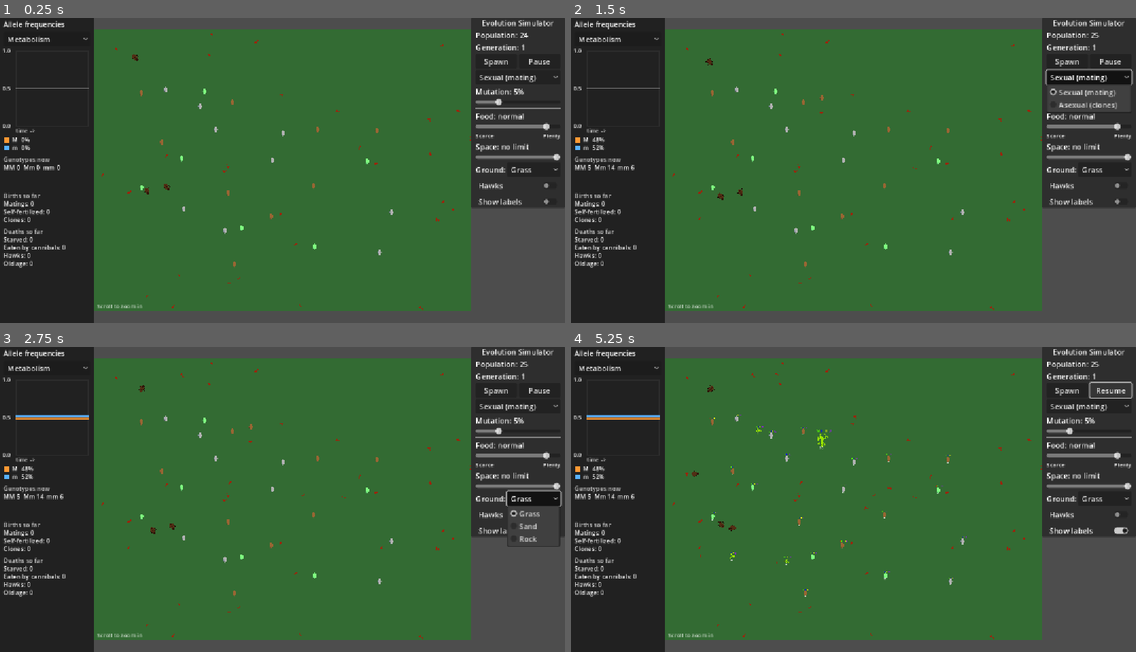
Above: before the commit, frames 1-4 (two rows, left to right).
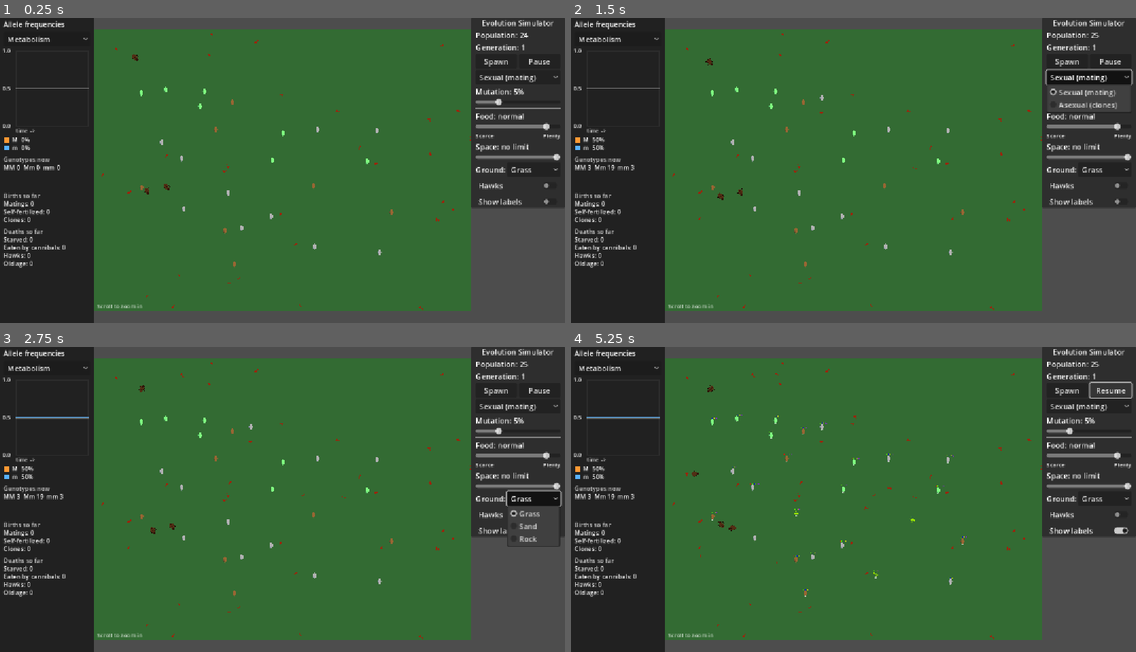
Above: after the commit, the same moments.

Repository: SFMiner/EvolutionSimulator
Game: Godot game, scene res://Scenes/Main.tscn
Same seed, same stepped clock (60 frames per second), same inputs: the game is played once before the commit and once after it.
Inputs:
- Up to frame 1 (0.25 s): no input
- Up to frame 2 (1.5 s): click "Spawn" at 0.5 s; click "Sexual (mating)" at 1.25 s
- Up to frame 3 (2.75 s): click "Grass" at 2 s
- Up to frame 4 (5.25 s): click "Hawks" at 2.75 s; click "Show labels" at 3.5 s; click "Metabolism" at 4.25 s; click "Pause" at 5 s

The runs differ from the first frame. In frame 1, 0.1% of the frame differs, in the area x 24-70%, y 22-76%; in frame 2, 0.2%; in frame 3, 0.4%; in frame 4, 0.6%, in the area x 2-70%, y 22-77%.

Commit message:
Fix the Allee trap: ready adults seek each other
After the founders' first-minute die-off, 2-4 ready adults could spend
minutes apart with no births, so ~10% of hawk runs went extinct.

- A ready adult with no partner within mate_radius walks toward the
  nearest ready adult within mate_seek_radius (400 px; sexual mode only).
- mate_wait_keeps: an energy dip counts the self-fertilize wait down by
  its length instead of restarting it.
- founder_hatch_spread (default 0): measured no effect, kept as a knob.

Seeds 11-40, hawk rows: 9 -> 1 of 90 extinct; food rows 0 of 90,
populations ~20% larger; speed, metabolism and color selection kept.
Experiment knobs EXP_MATE_SEEK / EXP_WAIT_KEEPS / EXP_HATCH_SPREAD and a
births-by-kind report line; 7 new reproduction tests.

Co-Authored-By: Claude Opus 5.5 <noreply@anthropic.com>
Claude-Session: https://claude.ai/code/session_01YcCN7binXr75rHP92VtJRs

Diff:
--- a/Scripts/Organisms/Organism.gd
+++ b/Scripts/Organisms/Organism.gd
@@ -40,6 +40,8 @@
 ## Seconds lived since hatching, and the lifespan rolled at hatch (0 until then; eggs don't age).
 var age: float = 0.0
 var lifespan: float = 0.0
+## Extra seconds in the egg, set before add_child (founders get a random share of GameConfig.founder_hatch_spread).
+var extra_incubation: float = 0.0
 var growth_progress: float = 0.0  # 0.0 to 1.0 for gradual growth during juvenile phase
 
 # Tables and ecology numbers come from GameConfig (single source of truth)
@@ -90,7 +92,7 @@
 	energy_timer.timeout.connect(_on_energy_timer_timeout)
 	energy_timer.start()
 
-	growth_timer.wait_time = growth_timers[genome.growth_rate]
+	growth_timer.wait_time = growth_timers[genome.growth_rate] + extra_incubation
 	growth_timer.timeout.connect(_on_growth_timer_timeout)
 	growth_timer.start()
 
@@ -333,6 +335,9 @@
 	# Check for reproduction
 	if energy >= reproduction_energy and current_state == "adult":
 		reproduce()
+	elif GameConfig.mate_wait_keeps:
+		# A short dip (e.g. walking to a partner) only costs its own length of the self-fertilize wait
+		_mate_wait = maxf(_mate_wait - energy_timer.wait_time, 0.0)
 	else:
 		_mate_wait = 0.0
 
@@ -590,8 +595,12 @@
 
 ## Nearest other ready adult within GameConfig.mate_radius, or null.
 func find_mate() -> Organism:
+	return nearest_ready_adult(GameConfig.mate_radius)
+
+## Nearest other ready adult within `radius` px, or null.
+func nearest_ready_adult(radius: float) -> Organism:
 	var best: Organism = null
-	var best_d: float = GameConfig.mate_radius
+	var best_d: float = radius
 	for node: Node in get_tree().get_nodes_in_group("organisms"):
 		var other: Organism = node as Organism
 		if other == null or other == self or !other.is_ready_to_mate():
--- a/Scripts/Organisms/OrganismAI.gd
+++ b/Scripts/Organisms/OrganismAI.gd
@@ -9,6 +9,9 @@
 var target_position: Vector2 = Vector2.ZERO
 var is_seeking_food: bool = false
 var detected_food: Node2D = null
+## Ready adult this (ready) lizard is walking toward to mate (GameConfig.mate_seek_radius), rechecked twice a second.
+var mate_target: Organism = null
+var _mate_check: float = 0.0
 
 func _ready():
 	# Start with random direction
@@ -32,9 +35,19 @@
 	if is_seeking_food and !(detected_food is Organism) and !(detected_food is Bug) and organism.is_full():
 		clear_food_target()
 
+	# Ready to breed but no partner in mating range: walk toward the nearest ready adult
+	_mate_check -= delta
+	if _mate_check <= 0.0:
+		_mate_check = 0.5
+		mate_target = _pick_mate_target()
+	if mate_target != null and (!is_instance_valid(mate_target) or !mate_target.is_ready_to_mate() or !organism.is_ready_to_mate()):
+		mate_target = null
+
 	# Move towards target or in current direction
 	var direction: Vector2
-	if is_seeking_food:
+	if mate_target != null:
+		direction = (mate_target.position - organism.position).normalized()
+	elif is_seeking_food:
 		# Refresh target position to follow moving target
 		if detected_food != null and is_instance_valid(detected_food):
 			target_position = detected_food.position
@@ -57,7 +70,7 @@
 		print("AI moving: direction=", direction, " speed=", speed, " state=", organism.current_state, seeking_text)
 
 	# Check if we've reached the target
-	if organism.position.distance_to(target_position) < 10:
+	if mate_target == null and organism.position.distance_to(target_position) < 10:
 		if is_seeking_food:
 			# Close to target (food or prey). Reuse organism's handler for either case
 			if detected_food != null:
@@ -108,6 +121,17 @@
 		if chosen != null:
 			set_food_target(chosen)
 
+## Nearest ready adult within GameConfig.mate_seek_radius, if this lizard is ready, the mode is sexual and no
+## partner is already close (within half of mate_radius, so the pair ends up inside it); otherwise null.
+func _pick_mate_target() -> Organism:
+	var radius: float = float(GameConfig.mate_seek_radius)
+	if radius <= 0.0 or GameConfig.reproduction_mode != GameConfig.ReproductionMode.SEXUAL or !organism.is_ready_to_mate():
+		return null
+	var other: Organism = organism.nearest_ready_adult(radius)
+	if other == null or organism.position.distance_to(other.position) <= GameConfig.mate_radius * 0.5:
+		return null
+	return other
+
 func change_direction():
 	# Stop current movement animation
 	organism.stop_movement_animation()
--- a/Scripts/Systems/GameConfig.gd
+++ b/Scripts/Systems/GameConfig.gd
@@ -113,6 +113,16 @@
 var partner_cost: float = 5.0
 ## Seconds a ready organism waits for a partner before self-fertilizing.
 var self_fertilize_after: float = 20.0
+# Allee-trap fixes. After the founders' first-minute die-off, 2-4 ready adults could spend minutes apart with no
+# births (see CLAUDE.md "Allee trap"). Each fix has its own knob so it can be measured alone.
+## Sexual mode: a ready adult with no partner within mate_radius walks toward the nearest ready adult within this
+## many px (0 = off; 400+ covers most of the 800 x 600 arena).
+var mate_seek_radius: float = 400.0
+## true: a dip below reproduction_energy counts the self-fertilize wait down by the dip's length; false: restarts it.
+var mate_wait_keeps: bool = true
+## The founders' eggs hatch spread over this many extra seconds instead of all together (0 = together). Off: 30 s
+## changed nothing measurable (hawk rows 8 of 90 extinct vs 9 with no fix, seeds 11-40).
+var founder_hatch_spread: float = 0.0
 
 # === SIMULATION SPEED ===
 ## Fast-forward the simulation. Engine.time_scale alone makes every 1/60 s physics step cover `scale` times
--- a/Scripts/UI/SimulationManager.gd
+++ b/Scripts/UI/SimulationManager.gd
@@ -124,6 +124,8 @@
 	var organism = organism_scene.instantiate()
 	organism.rng = rng
 	organism.genotype = EvoGenetics.random_founder(rng)
+	# Founders hatch spread out, so they don't all compete for the first insects at once
+	organism.extra_incubation = rng.randf() * GameConfig.founder_hatch_spread
 	organism_container.add_child(organism)
 
 	# Random position
--- a/tests/experiment_selection.gd
+++ b/tests/experiment_selection.gd
@@ -13,6 +13,7 @@
 ##   EXP_EGG_COST=<energy> (parent pays it, hatchling starts with it)
 ##   EXP_BUGS=0|1 (bugs_enabled)  EXP_BUG_ENERGY=<energy>  EXP_BUG_RATIO=<x food interval per bug>  EXP_BUG_MAX=<n>
 ##   EXP_BUG_SPEED=<px/s>  EXP_BODY_SIZE=<fraction> (draw size of lizards, insects and beetles; ecology unchanged)
+##   EXP_MATE_SEEK=<px, 0 = off>  EXP_WAIT_KEEPS=0|1  EXP_HATCH_SPREAD=<s>  (Allee-trap fixes, see GameConfig)
 ##   EXP_CANNIBALS=0 turns all cannibal predation off (pair with EXP_CANNIBAL_EFF=1 to remove the small-insect penalty too)
 ##   EXP_OUT=<file> also appends every EXP line to a file (Godot prints are very slow when piped
 ##   on Windows; run with stdout to /dev/null and read the file instead).
@@ -104,6 +105,12 @@
 		_config.space_cap = OS.get_environment("EXP_SPACE").to_int()  # 0 = no cap
 	if OS.get_environment("EXP_LIFESPAN").is_valid_float():
 		_config.lifespan_seconds = OS.get_environment("EXP_LIFESPAN").to_float()
+	if OS.get_environment("EXP_MATE_SEEK").is_valid_float():
+		_config.mate_seek_radius = OS.get_environment("EXP_MATE_SEEK").to_float()
+	if OS.get_environment("EXP_WAIT_KEEPS") != "":
+		_config.mate_wait_keeps = OS.get_environment("EXP_WAIT_KEEPS") != "0"
+	if OS.get_environment("EXP_HATCH_SPREAD").is_valid_float():
+		_config.founder_hatch_spread = OS.get_environment("EXP_HATCH_SPREAD").to_float()
 	if OS.get_environment("EXP_FOUNDERS").is_valid_int():
 		_config.founder_count = OS.get_environment("EXP_FOUNDERS").to_int()
 	var seeds: Array[int] = []
@@ -407,6 +414,13 @@
 	for key: String in causes:
 		cause_line.append("%s %.0f (sd %.0f)" % [key, _mean(cause_vals[key] as Array[float]), _sd(cause_vals[key] as Array[float])])
 	_emit("EXP deaths per run (mean, sd): " + ", ".join(cause_line))
+	var birth_line: PackedStringArray = PackedStringArray()
+	for key: String in ["mating", "self", "clone"]:
+		var vals: Array[float] = []
+		for r: Dictionary in results:
+			vals.append(float((r["births"] as Dictionary).get(key, 0)))
+		birth_line.append("%s %.0f (sd %.0f)" % [key, _mean(vals), _sd(vals)])
+	_emit("EXP births per run (mean, sd): " + ", ".join(birth_line))
 	var stage_line: PackedStringArray = PackedStringArray()
 	for key: String in stages:
 		stage_line.append("%s %.1f (sd %.1f)" % [key, _mean(stage_vals[key] as Array[float]), _sd(stage_vals[key] as Array[float])])
--- a/tests/test_reproduction.gd
+++ b/tests/test_reproduction.gd
@@ -27,6 +27,7 @@
 	await _test_mating()
 	await _test_out_of_range_then_self()
 	await _test_asexual()
+	await _test_allee_fixes()
 	await _test_energy_hawks_tags()
 	print("Test Results: %d passed, %d failed" % [_passed, _failed])
 	quit(1 if _failed > 0 else 0)
@@ -109,6 +110,42 @@
 	await _cleanup([a, b])
 
 
+## Allee-trap fixes: ready adults walk toward a far partner, a dip keeps most of the selfing wait, founders' eggs hatch spread out.
+func _test_allee_fixes() -> void:
+	_config.reproduction_mode = 0
+	var a: Node = _make(Vector2(0, 0), {"speed": ["S", "s"]}, 8)
+	var far: Node = _make(Vector2(300, 0), {"speed": ["s", "s"]}, 9)
+	_check(a.find_mate() == null and a.nearest_ready_adult(_config.mate_seek_radius) == far, "a partner 300 px away is sensed but not in mating range")
+	var ai: Node = a.get_node("AI")
+	_check(ai._pick_mate_target() == far, "a ready adult walks toward the far partner")
+	far.position = Vector2(30, 0)
+	_check(ai._pick_mate_target() == null, "no walking once the partner is close")
+	far.position = Vector2(300, 0)
+	var old_seek: float = _config.mate_seek_radius
+	_config.mate_seek_radius = 0.0
+	_check(ai._pick_mate_target() == null, "mate_seek_radius 0 turns seeking off")
+	_config.mate_seek_radius = old_seek
+	# An energy dip counts the selfing wait down by one tick instead of restarting it
+	a._mate_wait = 10.0
+	a.energy = 50.0
+	a._on_energy_timer_timeout()
+	_check(is_equal_approx(a._mate_wait, 9.0), "a one-second dip costs one second of the selfing wait")
+	_config.mate_wait_keeps = false
+	a._mate_wait = 10.0
+	a.energy = 50.0
+	a._on_energy_timer_timeout()
+	_check(is_equal_approx(a._mate_wait, 0.0), "mate_wait_keeps false restarts the wait (old rule)")
+	_config.mate_wait_keeps = true
+	await _cleanup([a, far])
+	# Extra incubation is added to the egg timer
+	var scene: PackedScene = load("res://Scenes/Organism.tscn")
+	var egg: Node = scene.instantiate()
+	egg.extra_incubation = 12.0
+	get_root().add_child(egg)
+	_check(is_equal_approx(egg.growth_timer.wait_time, float(_config.growth_timers[egg.genome.growth_rate]) + 12.0), "extra incubation lengthens the egg timer")
+	await _cleanup([egg])
+
+
 func _test_energy_hawks_tags() -> void:
 	_config.reproduction_mode = 1
 	# Energy drain: low metabolism + slow = 1/s; high metabolism + fast = 3 + fast upkeep
Not shown, changed: CLAUDE.md
Not shown, changed: Docs/Genetics v2 - Diploid + Mating.md
Not shown, changed: README.md
